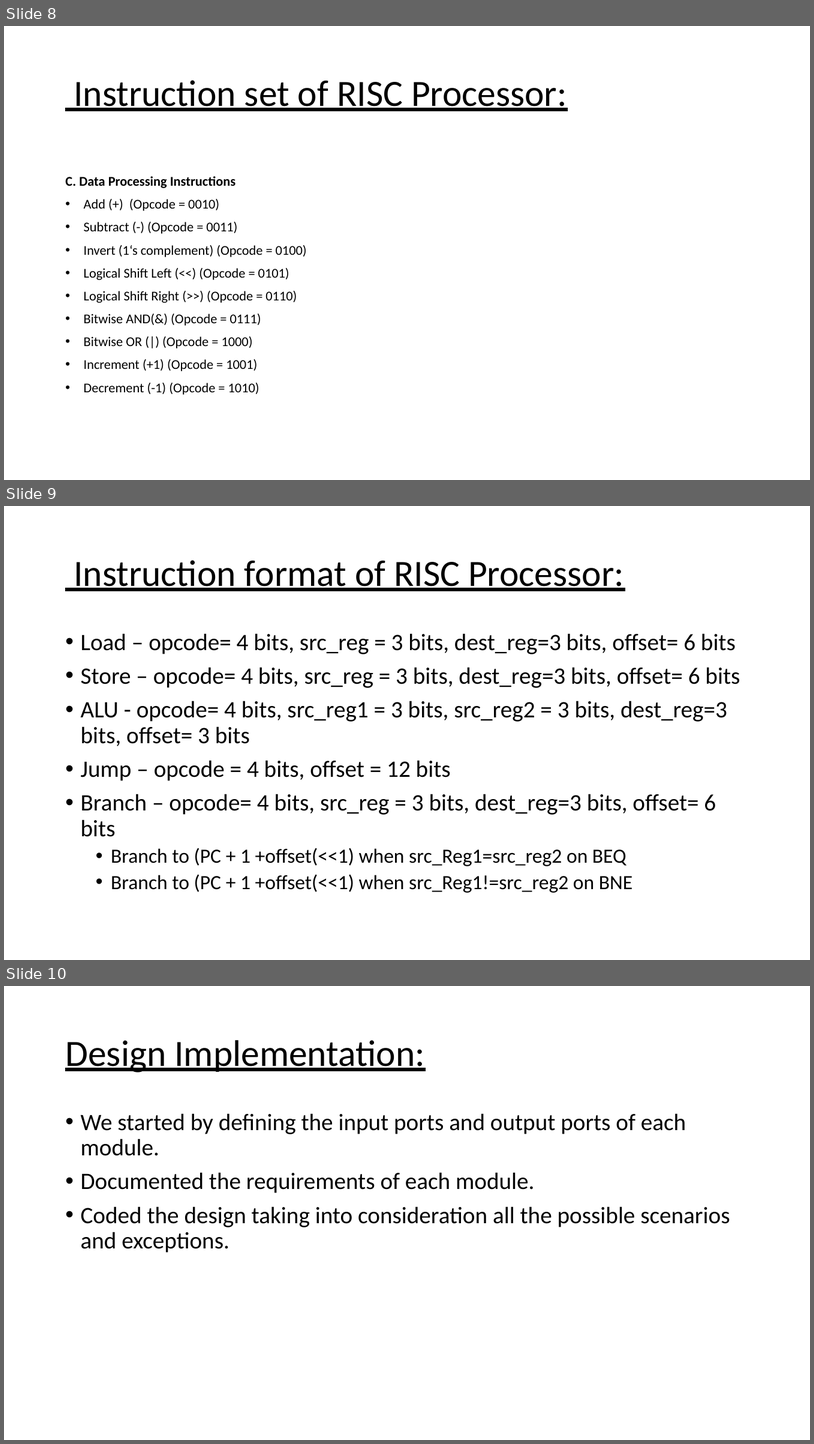
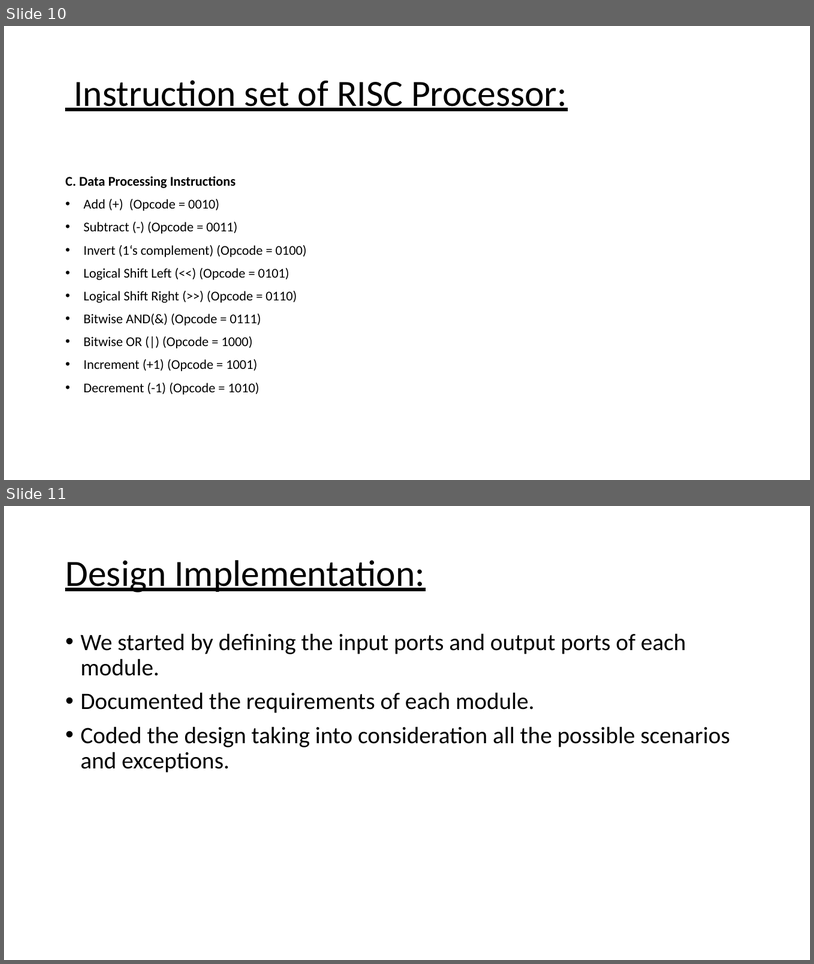
Before and after one commit to srilven/svfinal_risc, a slide deck: SV_final_project_ppt.pptx. Shown one above the other, each under a label of ours: slides 8, 9 and 10 before the commit, slides 10 and 11 after it. The pictures are 814x1444 and 814x964 pixels, drawn with LibreOffice and Linux fonts; fonts in the diff are those of the drawing. Boxes give left, top, right and bottom in pixels: in the first picture for what was removed or moved away, otherwise in the second. Text is boxed around its words. In the diff, an @@ line names an element or a change of style, - is before the commit and + after.

```diff
--- a/SV_final_project_ppt.pptx
+++ b/SV_final_project_ppt.pptx
@@ slide 9 removed at bbox=[4, 506, 810, 960], background #FFFFFF @@
@@ title removed at bbox=[74, 560, 624, 591] @@
-Instruction format of RISC Processor:
@@ text removed at bbox=[81, 633, 740, 892] @@
-• Load – opcode= 4 bits, src_reg = 3 bits, dest_reg=3 bits, offset= 6 bits
-• Store – opcode= 4 bits, src_reg = 3 bits, dest_reg=3 bits, offset= 6 bits
-• ALU - opcode= 4 bits, src_reg1 = 3 bits, src_reg2 = 3 bits, dest_reg=3 bits, offset= 3 bits
-• Jump – opcode = 4 bits, offset = 12 bits
-• Branch – opcode= 4 bits, src_reg = 3 bits, dest_reg=3 bits, offset= 6 bits
-  • Branch to (PC + 1 +offset(<<1) when src_Reg1=src_reg2 on BEQ
-  • Branch to (PC + 1 +offset(<<1) when src_Reg1!=src_reg2 on BNE
@@ what was slide 8 is now slide 10 @@
@@ what was slide 10 is now slide 11 @@
```
Also in this commit, not shown: 4 slides changed, 2 slides added.
